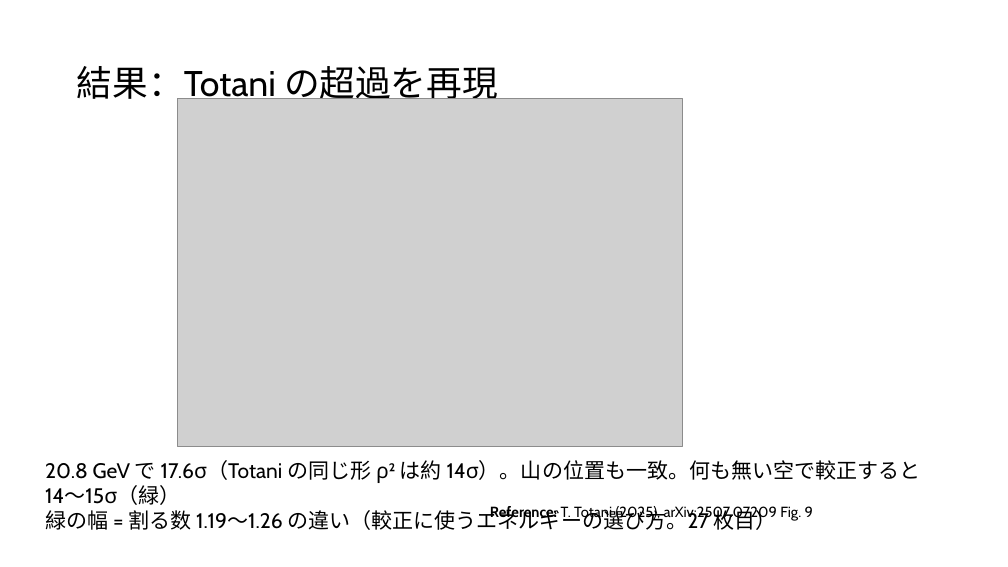
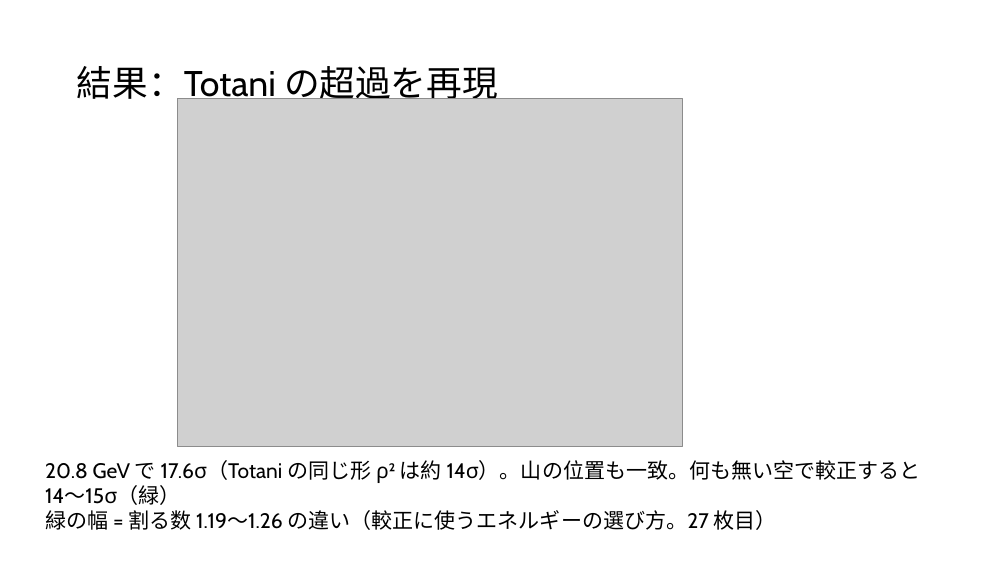
Before and after one commit to Mikann20041029/darkmatter-slides, a slide deck: slide 19 of slides/2026-10-03_研究進捗報告_claude_夕方版.pptx. Drawn at 1008x567 pixels with LibreOffice and Linux fonts; fonts in the diff are those of the drawing; grey boxes stand for pictures. Boxes give left, top, right and bottom in pixels: in the first picture for what was removed or moved away, otherwise in the second. Text is boxed around its words. In the diff, an @@ line names an element or a change of style, - is before the commit and + after.

```diff
--- a/slides/2026-10-03_研究進捗報告_claude_夕方版.pptx
+++ b/slides/2026-10-03_研究進捗報告_claude_夕方版.pptx
@@ text removed at bbox=[490, 506, 813, 521] @@
-Reference: T. Totani (2025), arXiv:2507.07209 Fig. 9
```
Also in this commit, not shown: 1 other slide changed.
